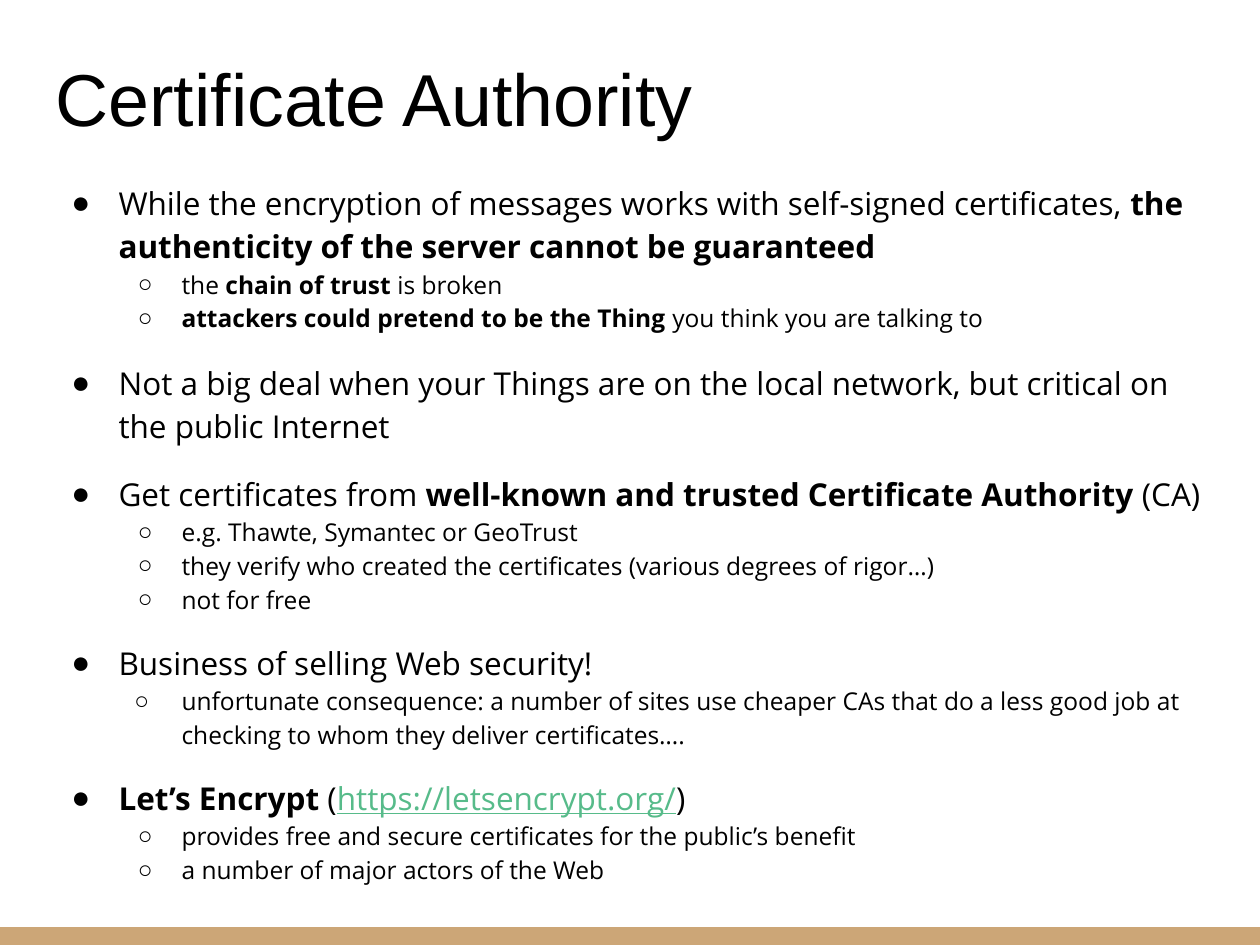
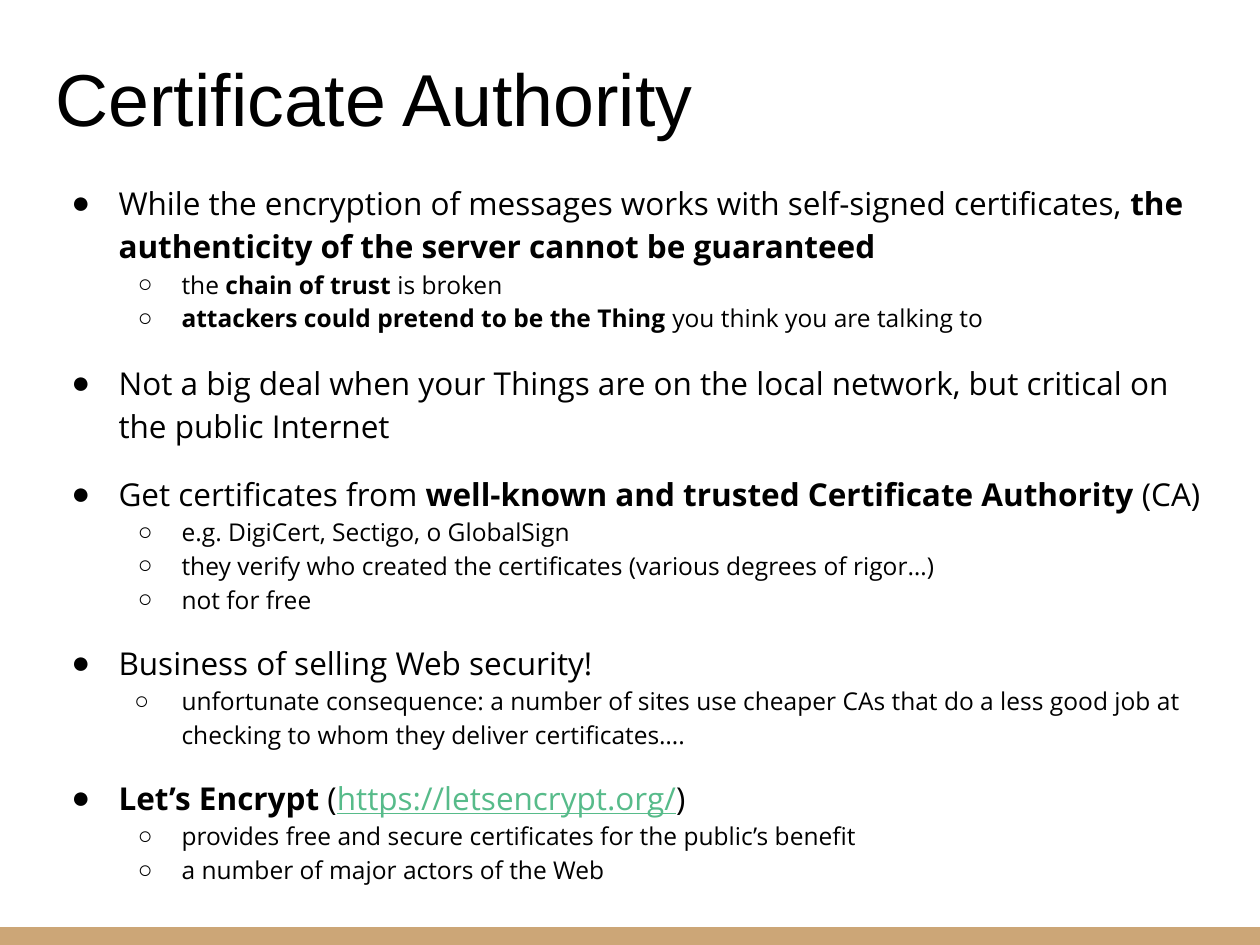
Before and after one commit to riccardoberta/makers, a slide deck: slide 9 of 10 - Securing/slides.pptx (slide 8 before the commit). Drawn at 1260x945 pixels with LibreOffice and Linux fonts; fonts in the diff are those of the drawing. Boxes give left, top, right and bottom in pixels: in the first picture for what was removed or moved away, otherwise in the second. Text is boxed around its words. In the diff, an @@ line names an element or a change of style, - is before the commit and + after.

```diff
--- a/10 - Securing/slides.pptx
+++ b/10 - Securing/slides.pptx
@@ text at [182,522,570,547]: text changed @@
-  ○ e.g. Thawte, Symantec or GeoTrust
+  ○ e.g. DigiCert, Sectigo, o GlobalSign
```
Also in this commit, not shown: 5 other slides changed, 2 slides added, 1 slide removed, 36 other files.
